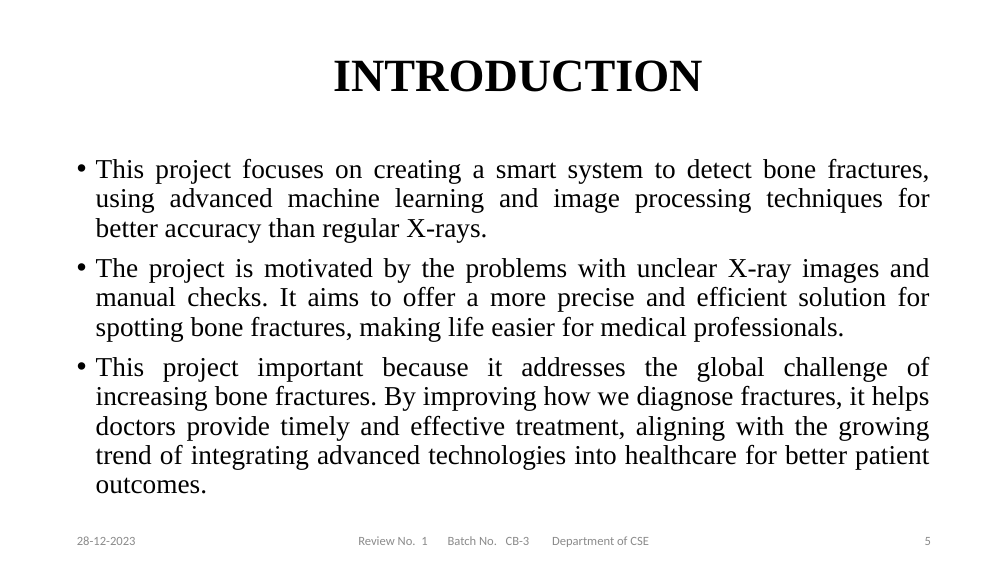
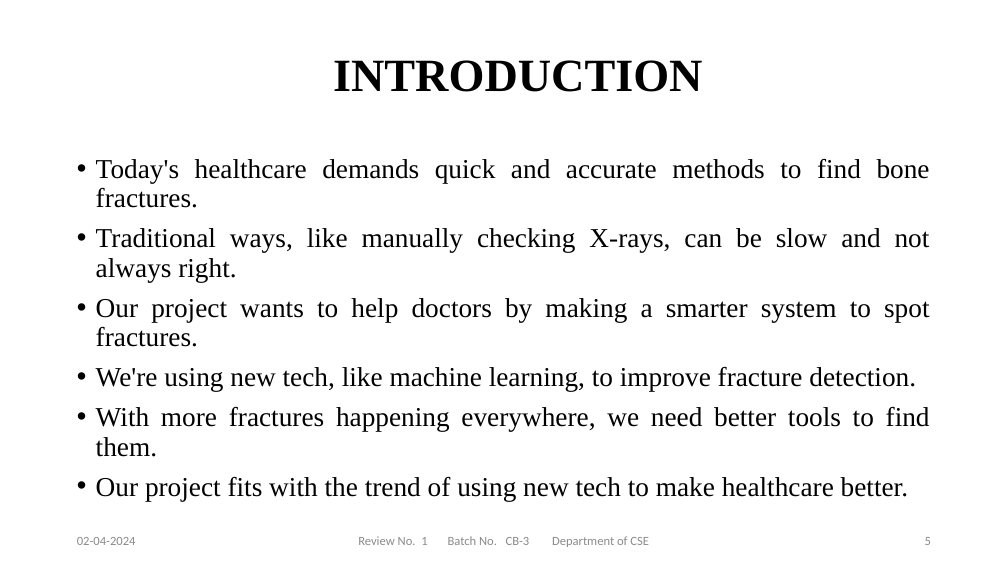
Before and after one commit to NEC-PROJECTS-2024/CB3, a slide deck: slide 5 of Documents/review-1.pptx. Drawn at 1008x567 pixels with LibreOffice and Linux fonts; fonts in the diff are those of the drawing; background and template pictures are left out. Boxes give left, top, right and bottom in pixels: in the first picture for what was removed or moved away, otherwise in the second. Text is boxed around its words. In the diff, an @@ line names an element or a change of style, - is before the commit and + after.

```diff
--- a/Documents/review-1.pptx
+++ b/Documents/review-1.pptx
@@ text at box(96, 158, 930, 501): text changed @@
-• This project focuses on creating a smart system to detect bone fractures, using advanced machine learning and image processing techniques for better accuracy than regular X-rays.
-• The project is motivated by the problems with unclear X-ray images and manual checks. It aims to offer a more precise and efficient solution for spotting bone fractures, making life easier for medical professionals.
-• This project important because it addresses the global challenge of increasing bone fractures. By improving how we diagnose fractures, it helps doctors provide timely and effective treatment, aligning with the growing trend of integrating advanced technologies into healthcare for better patient outcomes.
+• Today's healthcare demands quick and accurate methods to find bone fractures.
+• Traditional ways, like manually checking X-rays, can be slow and not always right.
+• Our project wants to help doctors by making a smarter system to spot fractures.
+• We're using new tech, like machine learning, to improve fracture detection.
+• With more fractures happening everywhere, we need better tools to find them.
+• Our project fits with the trend of using new tech to make healthcare better.
@@ text at box(77, 537, 136, 545): text changed @@
-28-12-2023
+02-04-2024
```
Also in this commit, not shown: 14 other slides changed, 5 slides added, 1 slide removed, 10 other files.
